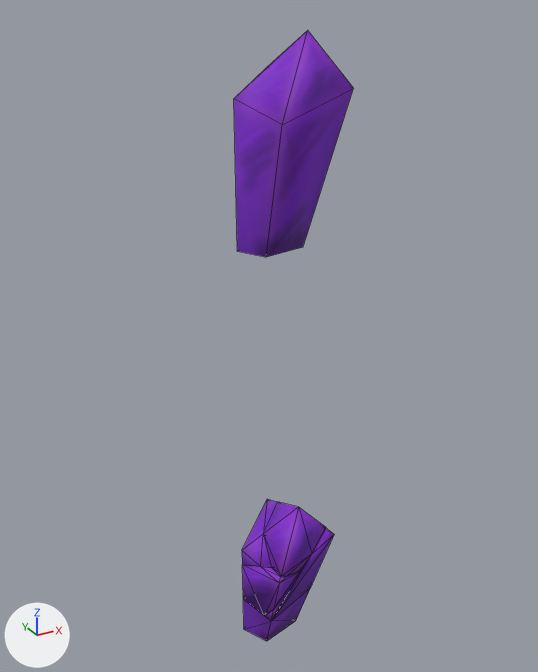
The FBX model Assets/Models/Enemies/SpiderColumn.FBX, before and after one commit.
Camera for both pictures: a 50 mm camera at (-11.5, -20.1, 7.0) aimed at (0.1, 0.9, -3.6). The axes (+X, +Y, +Z) are drawn at lower left. The lights are the same throughout. Mesh edges are drawn as thin lines. Where no turn or scale is listed for an object, it has been applied to the vertices.

Names of what the first picture shows: 'Object004', 'Object010_Part_003', 'Object010_Part_2', 'Object010_Part_3_Part_004', 'Object010_Part_3_Part_005', 'Object010_Part_3_Part_006'.
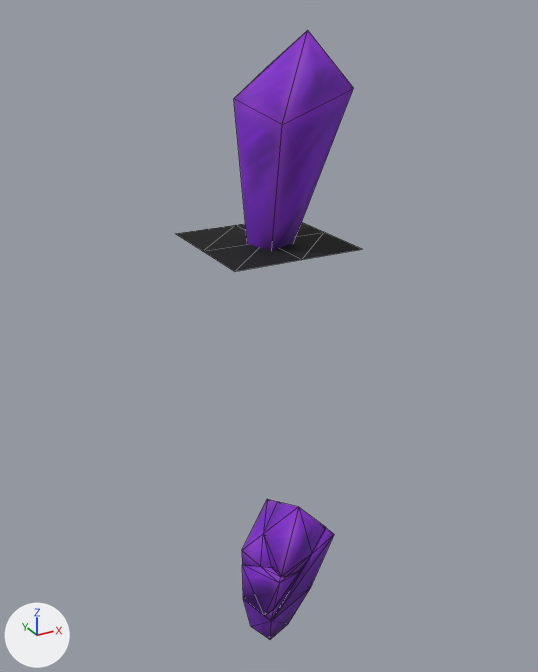
Commit message: Added shadow to Spider Column

Location of each change, (x1, y1, x2, y2) in pixels of the pictures (538 x 672 px; the box of a moved part takes in the faces that stretch with it):
'Object004', reshaped: before (234, 30, 353, 257); after (234, 30, 353, 251)
'Plane002', added (black): after (176, 222, 362, 271)
'Object010_Part_2', reshaped: before (243, 589, 310, 641); after (243, 589, 310, 640)
part 1 of me_mesh, moved or reshaped: before (234, 92, 352, 257); after (234, 92, 352, 251)

The change in detail:
Picture 'Shadow.png' (img_shadow_png) is new.
Material 'Material #19' (mat_material__19) is new.
Its texture is img_shadow_png.
Its roughness is 0.859.
me_mesh_001 has 10 vertices, 16 faces and spans x -1.3..1.3, y -1.22..1.22, z -1.31..1.31.
me_mesh_001 is used by ob_object010_part_2; location (-0.17, 0.28, -14.91).
Part 2, on me_mesh_001:
Vertex 0 of me_mesh_001 moves from (-1.12, 0.35, -1.31) at pixel (243, 629) to (-0.8, 0.35, -1.31) at pixel (250, 626).
Vertex 1 of me_mesh_001 moves from (0.12, 1.22, -1.31) to (0.03, 1.22, -1.31).
Vertex 2 of me_mesh_001 moves from (0.98, -0.28, -1.31) at pixel (295, 620) to (0.61, -0.28, -1.31) at pixel (288, 623).
Vertex 3 of me_mesh_001 moves from (-0.59, -0.65, -1.31) at pixel (266, 641) to (-0.45, -0.65, -1.31) at pixel (270, 639).
me_mesh has 9 vertices, 8 faces and spans x -1.68..1.68, y -1.69..1.69, z -0.05..6.56.
me_mesh is used by ob_object004; location (-0.06, -0.19, -0.12).
Part 1, on me_mesh:
Vertex 0 of me_mesh moves from (-1.23, 0.82, -0.05) at pixel (237, 251) to (-0.84, 0.82, -0.05).
Vertex 1 of me_mesh moves from (0.01, 1.69, -0.05) to (-0.1, 1.69, -0.05).
Vertex 2 of me_mesh moves from (0.87, 0.19, -0.05) at pixel (303, 247) to (0.42, 0.19, -0.05).
Vertex 3 of me_mesh moves from (-0.7, -0.18, -0.05) at pixel (266, 257) to (-0.53, -0.18, -0.05).
Mesh me_mesh_006 is new.
It has 9 vertices, 8 faces and spans x -2.25..2.25, y -2.25..2.25, z 0.0.
It uses material mat_material__19 (picture img_shadow_png).
Object 'Plane002' (ob_plane002) is new; it shows me_mesh_006.
Its location is (-0.28, 0.55, 0.03).
